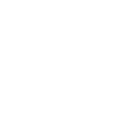
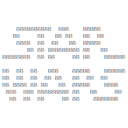
Layers edited between the first and the second (128, 128) image:
renamed "Background" to "raw_starwars.png", opacity 0% → 100%, painted on it over 2, 26, 126, 101
